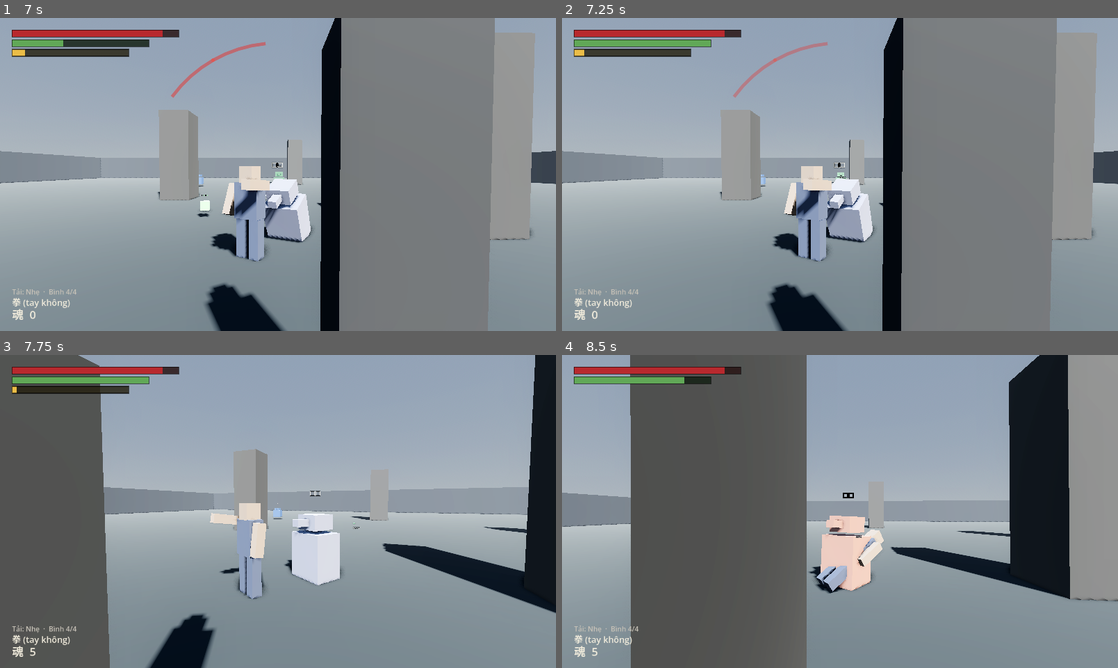
Above: before the commit, frames 1-4 (two rows, left to right).
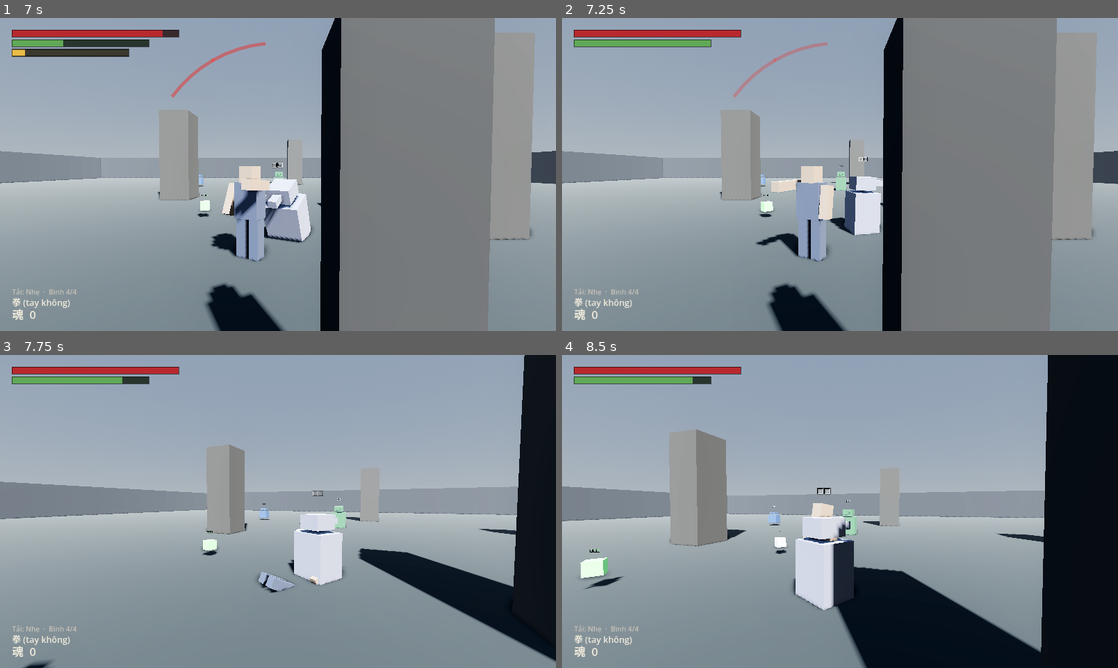
Above: after the commit, the same moments.

Repository: vitgoodkid/Game3SD
Game: Godot game, scene res://tools/thu_vong_lap.tscn
Same seed, same stepped clock (60 frames per second), same inputs: the game is played once before the commit and once after it. This scene is started directly instead of the project's main scene.
Inputs (mouse positions are in pixels of both pictures, inside the frame that each line leads up to):
- Up to frame 1 (7 s): tap Enter at 0.5 s; move the mouse to (305, 174) at 0.52 s; press the mouse at (305, 174) at 0.53 s; right-click (305, 174) at 0.6 s; move the mouse to (250, 174) at 1.27 s; release the mouse at (250, 174) at 1.28 s; click (250, 174) at 1.35 s; tap Space (lan_chay) at 1.55, 6.05 s; move the mouse to (289, 168) at 2.02 s; hold Space (lan_chay) 2.03-2.78 s; right-click (289, 168) at 2.3 s; move the mouse to (272, 180) at 2.77 s; tap D (di_phai) at 2.85 s; click (272, 180) at 3.05 s; move the mouse to (316, 177) at 3.52 s; hold Space (lan_chay) 3.53-4.28 s; tap S (di_sau) at 3.6 s; move the mouse to (233, 171) at 4.27 s; tap A (di_trai) at 4.35 s; right-click (233, 171) at 4.55 s; move the mouse to (283, 174) at 5.02 s; press the mouse at (283, 174) at 5.03 s; tap W (di_truoc) at 5.1 s; move the mouse to (255, 168) at 5.77 s; release the mouse at (255, 168) at 5.78 s; tap Q (do_don) at 5.85 s; move the mouse to (305, 174) at 6.52 s; right-click (305, 174) at 6.6 s
- Up to frame 2 (7.25 s): no input
- Up to frame 3 (7.75 s): move the mouse to (250, 511) at 7.27 s; tap L (doi_muc_tieu_phai) at 7.35 s; click (250, 511) at 7.55 s
- Up to frame 4 (8.5 s): move the mouse to (851, 505) at 8.02 s; hold J (doi_muc_tieu_trai) from 8.03 s (still down); tap Space (lan_chay) at 8.3 s

Frame 1 is identical in both runs. In frame 2, 3.0% of the frame differs, in the area x 2-58%, y 3-75%; in frame 3, 30%; in frame 4, 60%, in the area x 0-100%, y 0-100%.

Commit message:
Test hành vi cho combat, và cho cho_doi() thật sự có hiệu lực
Mốc 2 là điểm quyết định của cả dự án mà không có test hành vi nào: i-frame
chỉ được canh ở mức HẰNG SỐ (0.30–0.40s nằm trong khoảng), không ai hỏi
"lăn qua đòn thì có thật sự không dính không". Bảy trạng thái quái: 0 test.

Thêm 28 test vào thu_vong_lap.gd, chia hai nhóm:

  Cam kết đòn và i-frame   bấm lăn giữa đòn không huỷ được đòn · đầu cú lăn
                           bất tử và ăn 0 sát thương, hết lăn thì ăn thật ·
                           đỡ phản trúng trả -1 · vỡ tư thế thì không nút nào
                           và không đòn nào thoát ra được
  Máy trạng thái quái      thấy người chơi thì đuổi (sau khoảng chờ) · mất dấu
                           thì về chỗ · bị đỡ phản thì đứng ngây · hết máu thì
                           chết · cửa sổ kết liễu không bị đòn vặt cắt ngắn

Nhóm đầu bịt mắt quái trong lúc chạy: mấy phép thử kéo dài hơn mười giây,
thừa thời gian cho một con chạy tới đấm vào giữa phép thử.

Test bắt được một lỗi thật. cho_doi() — thứ CLAUDE.md gọi là cơ chế cam kết
đòn — chưa bao giờ được hỏi tới, vì xin_doi() là hàm duy nhất gọi nó và
xin_doi() không chỗ nào gọi. Cam kết đòn vẫn đúng, nhưng đúng do tình cờ:
state đánh không đọc phím nào. Hậu quả thật là một đòn vặt cắt được người
chơi ra khỏi vo_the sang trung_don, biến hình phạt nặng nhất của game thành
nhẹ hơn cả trúng đòn thường.

Sửa: an_don() của cả người chơi lẫn quái, và bi_do_phan(), dùng xin_doi()
thay cho doi(). Đường CHẾT giữ nguyên doi() thẳng — chết thì không trạng thái
nào được phép từ chối.

170 + 84 test qua.

Co-Authored-By: Claude Opus 5 <noreply@anthropic.com>

Diff:
--- a/scripts/nhan_vat/may_trang_thai.gd
+++ b/scripts/nhan_vat/may_trang_thai.gd
@@ -67,8 +67,15 @@
 		hien_tai.nhap(su_kien)
 
 ## Chuyển tiếp có điều kiện — state chỉ đổi nếu state hiện tại CHO PHÉP.
-## Đây là chỗ cài "cam kết đòn đánh" (mục 5.1): state đánh trả về false cho
-## mọi thứ trừ trúng đòn, nên đã vung là không huỷ được.
+##
+## Dùng cái này cho mọi chuyển tiếp do NGOẠI CẢNH ép (ăn đòn, bị đỡ phản):
+## trạng thái đang chạy được quyền từ chối. Dùng doi() thẳng cho hai thứ
+## không ai được phép từ chối — CHẾT, và chuyển tiếp do chính state tự quyết
+## lúc nó kết thúc.
+##
+## Đây là nửa còn lại của cam kết đòn (mục 5.1). Nửa kia là việc state đánh
+## đơn giản không đọc phím nào — nhưng chỉ dựa vào nửa kia thì luật chỉ đúng
+## do tình cờ: thêm một lời gọi doi() ở đâu đó là mất, mà không test nào thấy.
 func xin_doi(ten: String, du_lieu: Dictionary = {}) -> bool:
 	if hien_tai != null and not hien_tai.cho_doi(ten):
 		return false
--- a/scripts/nhan_vat/nguoi_choi.gd
+++ b/scripts/nhan_vat/nguoi_choi.gd
@@ -307,14 +307,19 @@
 		# thanh tư thế đầy rồi vỡ thế, kiểu Sekiro. Trước đây việc này do thể
 		# lực làm; đổi tay chứ không bỏ, vì bỏ hẳn là trận đánh chết tại chỗ.
 		if them_tu_the(pha_the * SoulsLike.TU_THE_KHI_DO):
-			may.doi("vo_the")
+			may.xin_doi("vo_the")
 		return st
 
 	mat_mau(st)
+	# xin_doi() chứ không doi(): trạng thái hiện tại được quyền từ chối. Đang
+	# VỠ THẾ mà một đòn vặt đẩy sang trung_don là biến hình phạt nặng nhất của
+	# game thành nhẹ hơn cả trúng đòn thường — vo_the.cho_doi() chặn đúng chỗ
+	# đó. Riêng đường CHẾT trong mat_mau() vẫn đổi thẳng: chết thì không trạng
+	# thái nào được phép từ chối.
 	if them_tu_the(pha_the):
-		may.doi("vo_the")
+		may.xin_doi("vo_the")
 	elif SoulsLike.co_khung(the_dung(), pha_the):
-		may.doi("trung_don", {"tu_dau": tu_dau})
+		may.xin_doi("trung_don", {"tu_dau": tu_dau})
 	return st
 
 func _don_tu_phia_truoc(tu_dau: Vector3) -> bool:
--- a/scripts/quai/quai.gd
+++ b/scripts/quai/quai.gd
@@ -179,15 +179,18 @@
 		return int(round(st))
 
 	# Vỡ tư thế → đứng ngây cho ăn đòn kết liễu (mục 5.1).
+	# xin_doi() chứ không doi() — cùng lý do như NguoiChoi.an_don(): con quái
+	# đang đứng ngây cho ăn kết liễu thì một đòn vặt không được cắt ngang cửa
+	# sổ đó (quai_vo_the.cho_doi chặn). Đường CHẾT ở trên vẫn đổi thẳng.
 	tu_the += pha_the
 	if tu_the >= tu_the_max:
 		tu_the = 0.0
-		may.doi("quai_vo_the")
+		may.xin_doi("quai_vo_the")
 	elif SoulsLike.co_khung(float(d.get("the_dung", 30)), pha_the):
-		may.doi("quai_trung_don", {"tu_dau": tu_dau})
+		may.xin_doi("quai_trung_don", {"tu_dau": tu_dau})
 	elif may.ten_hien_tai in ["quai_dung", "quai_tuan", "quai_duoi"]:
 		# Bị đánh lén thì quay lại đánh, kể cả khi chưa thấy người chơi.
-		may.doi("quai_duoi")
+		may.xin_doi("quai_duoi")
 	return int(round(st))
 
 func _bao_so(st: int, hs: float, hanh: String) -> void:
@@ -201,7 +204,7 @@
 
 ## Đối phương đỡ phản trúng đòn của mình → đứng ngây.
 func bi_do_phan() -> void:
-	may.doi("quai_vo_the", {"lau": SoulsLike.NGAY_SAU_DO_PHAN})
+	may.xin_doi("quai_vo_the", {"lau": SoulsLike.NGAY_SAU_DO_PHAN})
 
 # --- Chết -----------------------------------------------------------
 
--- a/tools/thu_vong_lap.gd
+++ b/tools/thu_vong_lap.gd
@@ -36,11 +36,13 @@
 
 	await _dat_canh()
 	await _the_luc_va_nut_danh()
+	await _cam_ket_va_iframe()
 	await _phim_hanh_trang()
 	await _quai_roi_do()
 	await _nghi_bia_da()
 	await _chet_va_hoi_sinh()
 	await _nhat_lai_hon()
+	await _may_trang_thai_quai()
 
 	print("")
 	print("====== %d qua, %d HONG ======" % [_qua, _hong])
@@ -192,6 +194,165 @@
 	await _cho(1.2)
 	_nc.the_luc = _nc.the_luc_max
 	_nc.khung_tl = 0.0
+
+## Bốn luật ghìm trận đánh, cả bốn đều không nhìn thấy trên màn hình và vì thế
+## rất dễ bị nới ra lúc nào không ai hay: cam kết đòn, i-frame của cú lăn, đỡ
+## phản, và vỡ tư thế. Từ khi đòn đánh thôi tốn thể lực thì CAM KẾT ĐÒN là thứ
+## gần như duy nhất còn ghìm nhịp — nên nó phải có test, không thể chỉ có comment.
+func _cam_ket_va_iframe() -> void:
+	_nhom("Cam kết đòn và i-frame")
+	if _nc == null:
+		_dung(false, "không có người chơi để thử")
+		return
+	# Nhóm này thử NGƯỜI CHƠI, nên bốn con quái phải đứng ngoài: mấy phép thử
+	# dưới kéo dài hơn mười giây, thừa thời gian cho một con chạy tới đấm vào
+	# giữa phép thử và đẩy nhân vật sang trạng thái trung_don. Bịt mắt chúng
+	# thay vì xê dịch — xê dịch thì có con rơi khỏi sàn.
+	_bit_mat_quai(true)
+	_lam_moi_nguoi_choi()
+
+	# --- Đã vung là không huỷ ---
+	await _giu("don_nhe", 0.05)
+	await _hai_khung()
+	_bang(_nc.may.ten_hien_tai, "danh", "vung đòn")
+	await _giu("lan_chay", 0.05)
+	await _hai_khung()
+	_bang(_nc.may.ten_hien_tai, "danh", "bấm lăn GIỮA đòn không huỷ được đòn")
+	await _cho(1.4)
+
+	# --- Lăn qua đòn thì không dính ---
+	_lam_moi_nguoi_choi()
+	var mau_truoc := _nc.mau
+	await _giu("lan_chay", 0.05)
+	await _hai_khung()
+	_bang(_nc.may.ten_hien_tai, "lan", "nhả Space sớm là lăn")
+	_dung(_nc.bat_tu, "đầu cú lăn là BẤT TỬ")
+	_bang(_nc.an_don(50, 5.0, _truoc_mat()), 0, "ăn đòn giữa i-frame: 0 sát thương")
+	_bang(_nc.mau, mau_truoc, "và máu không suy suyển")
+
+	# Hết lăn là hết bất tử — nếu không thì lăn thành nút bất tử miễn phí.
+	await _cho(1.0)
+	_dung(not _nc.bat_tu, "lăn xong là hết bất tử")
+	var an := _nc.an_don(50, 5.0, _truoc_mat())
+	_dung(an > 0, "cùng đòn đó lúc đứng thì ăn thật (%d máu)" % an)
+	_dung(_nc.mau < mau_truoc, "máu tụt thật")
+	await _cho(1.0)
+
+	# --- Đỡ phản trúng ---
+	_lam_moi_nguoi_choi()
+	await _bam("do_phan")
+	await _hai_khung()
+	_bang(_nc.may.ten_hien_tai, "do_phan", "vào đỡ phản")
+	_bang(_nc.an_don(50, 5.0, _truoc_mat()), -1,
+		"đỡ phản TRÚNG trả -1 — dấu hiệu cho bên gọi bắt quái ngây ra")
+	_bang(_nc.mau, _nc.mau_toi_da, "đỡ phản trúng thì không mất máu")
+	await _cho(1.0)
+
+	# --- Vỡ tư thế ---
+	_lam_moi_nguoi_choi()
+	_nc.an_don(1, _nc.tu_the_max + 1.0, _truoc_mat())
+	await _hai_khung()
+	_bang(_nc.may.ten_hien_tai, "vo_the", "đầy thanh tư thế là VỠ THẾ")
+	_bang(_nc.tu_the, 0.0, "vỡ xong thanh tư thế về 0")
+	await _giu("lan_chay", 0.05)
+	await _hai_khung()
+	_bang(_nc.may.ten_hien_tai, "vo_the", "đang vỡ thế thì bấm lăn cũng không thoát")
+	# Ngây thật thì phải ngây THẬT, kể cả khi bị đánh tiếp. Đây là cả phần
+	# thưởng của việc đánh dồn đúng nhịp: cửa sổ 2.6s đủ rộng để chạy tới kết
+	# liễu. Một đòn vặt cắt ngang nó thành trung_don (ngắn hơn nhiều) là biến
+	# hình phạt nặng nhất thành hình phạt nhẹ hơn cả trúng đòn thường.
+	# Đòn phải đủ mạnh để bình thường VẪN gây khựng, nếu không phép thử này
+	# xanh oan: SoulsLike.co_khung() chỉ khựng khi pha_the >= thế đứng.
+	var manh := _nc.the_dung() + 1.0
+	_nc.an_don(5, manh, _truoc_mat())
+	await _hai_khung()
+	_bang(_nc.may.ten_hien_tai, "vo_the", "bị đánh tiếp cũng KHÔNG cắt được vỡ thế")
+	await _cho(SoulsLike.NGAY_SAU_VO + 0.3)
+	_bang(_nc.may.ten_hien_tai, "dung", "ngây hết giờ thì đứng dậy")
+	_lam_moi_nguoi_choi()
+	_bit_mat_quai(false)
+
+## Máy trạng thái quái. Chạy CUỐI CÙNG vì nó xê dịch và hạ quái — mấy nhóm
+## trước đếm đúng bốn con.
+func _may_trang_thai_quai() -> void:
+	_nhom("Máy trạng thái quái")
+	var ds := get_tree().get_nodes_in_group("quai")
+	if ds.is_empty():
+		_dung(false, "không còn con quái nào để thử")
+		return
+	var q := ds[0] as Quai
+	var cho_cu := q.global_position
+
+	# --- Thấy người chơi thì đuổi ---
+	q.global_position = _nc.global_position + Vector3(0, 0, 3.0)
+	await _hai_khung()
+	_dung(q.thay_nguoi_choi(), "đứng sát thì quái thấy người chơi")
+	q.may.doi("quai_dung")
+	await _hai_khung()
+	_bang(q.may.ten_hien_tai, "quai_dung", "chưa lao ra ngay — có khoảng chờ")
+	# quai_dung cố ý chờ CHO_TRUOC_KHI_DUOI giây để người chơi kịp thấy nó
+	# ngẩng đầu lên. Chờ hụt là test đỏ oan.
+	await _cho(0.7)
+	_bang(q.may.ten_hien_tai, "quai_duoi", "chờ hết khoảng đó thì đuổi")
+
+	# --- Mất dấu thì về chỗ, KHÔNG đứng ngây tại chỗ vừa mất dấu ---
+	q.global_position = _nc.global_position + Vector3(0, 0, 60.0)
+	await _hai_khung()
+	_dung(not q.thay_nguoi_choi(), "kéo ra xa thì quái mất dấu")
+	await _hai_khung()
+	_bang(q.may.ten_hien_tai, "quai_ve_cho", "mất dấu thì quay về chỗ cũ")
+
+	# --- Bị đỡ phản thì đứng ngây đúng NGAY_SAU_DO_PHAN ---
+	q.bi_do_phan()
+	await _hai_khung()
+	_bang(q.may.ten_hien_tai, "quai_vo_the", "bị đỡ phản là đứng ngây")
+	_dung(q.dang_ngay, "cờ dang_ngay bật — đây là thứ cho phép kết liễu")
+
+	# Đánh một đòn vặt vào con đang ngây: cửa sổ kết liễu KHÔNG được ngắn đi.
+	# Đây là phần thưởng cho việc đỡ phản trúng, mà đỡ phản là kỹ năng cao
+	# nhất người chơi học được — cắt ngắn nó là rút ngược phần thưởng.
+	q.an_don(1, float(q.d.get("the_dung", 30)) + 1.0, _nc.global_position)
+	await _hai_khung()
+	_bang(q.may.ten_hien_tai, "quai_vo_the", "đánh thêm một đòn không cắt được cửa sổ đó")
+
+	# --- Hết máu thì chết ---
+	q.global_position = cho_cu
+	q.may.doi("quai_dung")
+	var con := _dem_nhom("quai")
+	q.an_don(int(q.mau_toi_da) + 50, 1.0, _nc.global_position)
+	await _hai_khung()
+	_bang(q.may.ten_hien_tai, "quai_chet", "hết máu là vào trạng thái chết")
+	_dung(not q.con_song(), "và con_song() trả false")
+	_dung(_dem_nhom("quai") <= con, "xác không tự nhân bản (còn %d con)"
+		% _dem_nhom("quai"))
+
+## Cho quái tạm thôi nhìn thấy người chơi (và đứng yên tại chỗ), rồi trả lại.
+## thay_nguoi_choi() trả false khi nguoi_choi == null, nên đây là cái công tắc
+## rẻ nhất — không đụng vào vị trí, không có con nào rơi khỏi sàn.
+func _bit_mat_quai(bit: bool) -> void:
+	for n in get_tree().get_nodes_in_group("quai"):
+		var q := n as Quai
+		if q == null or not q.con_song():
+			continue
+		q.nguoi_choi = null if bit else _nc
+		if bit:
+			q.may.doi("quai_dung")
+
+## Đưa người chơi về trạng thái sạch giữa hai phép thử — đầy máu, đầy thể lực,
+## không còn khựng, không còn dư i-frame hay hồi lăn của cú trước.
+func _lam_moi_nguoi_choi() -> void:
+	_nc.mau = _nc.mau_toi_da
+	_nc.the_luc = _nc.the_luc_max
+	_nc.khung_tl = 0.0
+	_nc.tu_the = 0.0
+	_nc.hoi_lan = 0.0
+	_nc.bat_tu = false
+	_nc.may.doi("dung")
+
+## Một điểm ngay trước mặt nhân vật. Đòn đánh tới từ phía sau tính khác (đỡ
+## không ăn, nhân hệ số sau lưng), nên phép thử phải nói rõ đòn tới từ đâu.
+func _truoc_mat() -> Vector3:
+	return _nc.global_position + _nc.huong_mat() * 2.0
 
 func _phim_hanh_trang() -> void:
 	_nhom("Phím I mở hành trang")
Not shown, changed: CLAUDE.md
Not shown, changed: TIEN_DO.md
